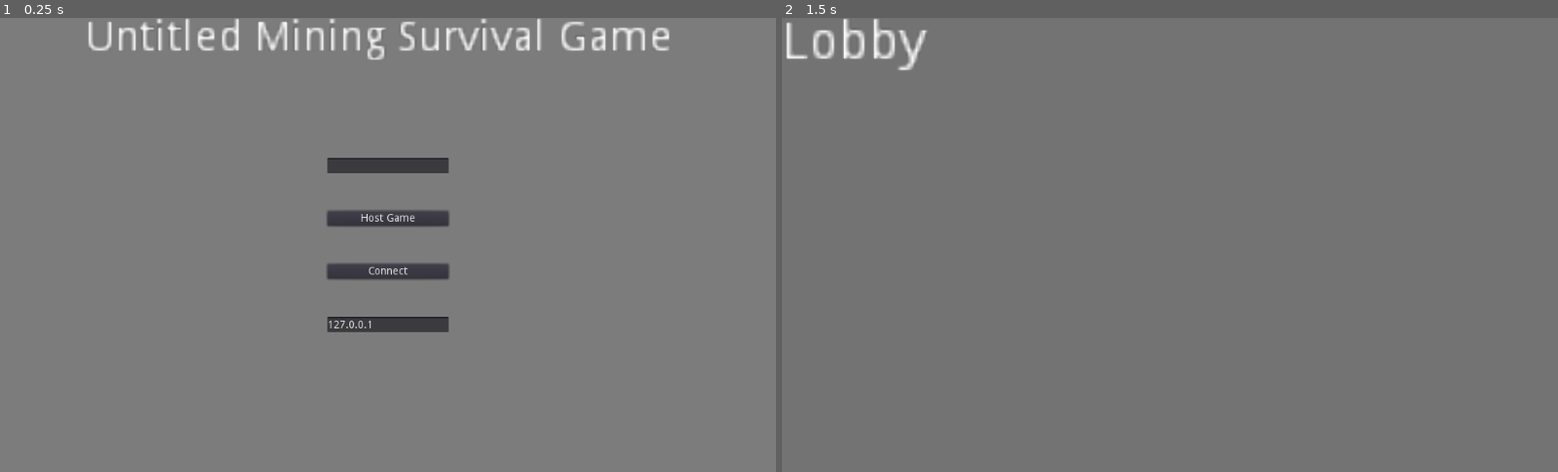
Above: before the commit, frames 1-2 (left to right).
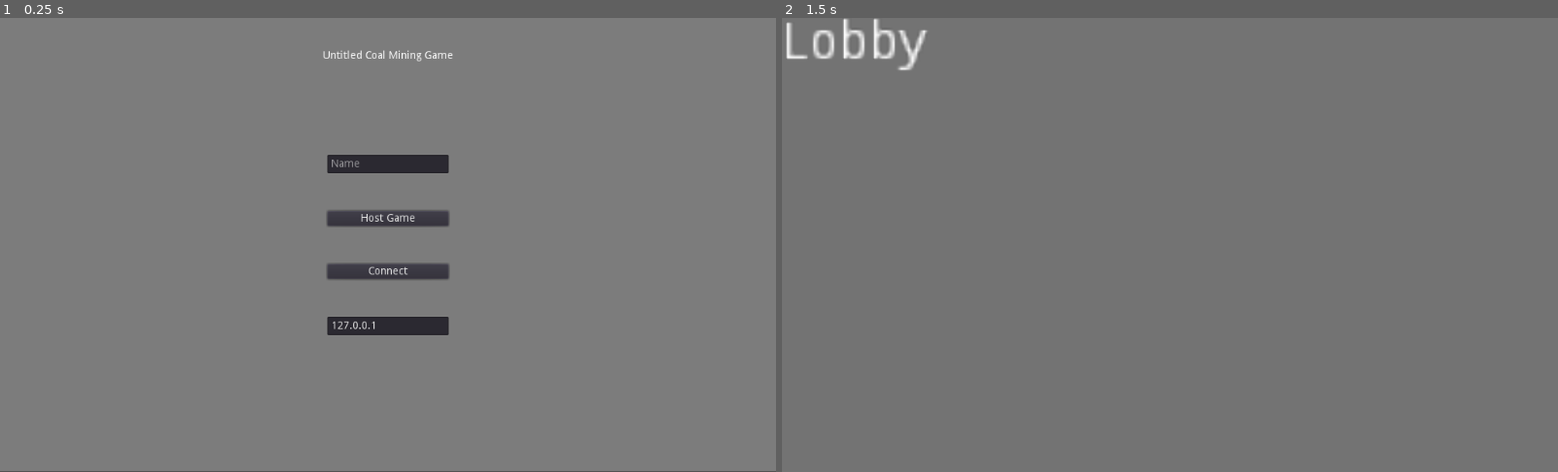
Above: after the commit, the same moments.

Repository: JamesDSource/CoalMineGame
Game: Godot game, scene res://Main Menu/MainMenu.tscn
The game is run twice, just before and just after one commit, with the same random seed, the same clock (stepped at 60 frames per second) and the same inputs.
Inputs (mouse positions are in pixels of both pictures, inside the frame that each line leads up to):
- Up to frame 1 (0.25 s): no input
- Up to frame 2 (1.5 s): click "Host Game" at 0.5 s; tap Enter at 1.25 s; move the mouse to (1340, 222) at 1.27 s; hold D (move_right) from 1.28 s (still down); hold Right mouse button (Aim, bound only after the commit) from 1.28 s (still down)

The runs differ from the first frame. In frame 1, 2.4% of the frame differs, in the area x 0-100%, y 0-100%; in frame 2, nothing differs.

Commit message:
commit_12/29/2020
Added zooming in with the camera for aiming down sights

Diff:
--- a/Main Menu/MainMenu.gd
+++ b/Main Menu/MainMenu.gd
@@ -2,11 +2,11 @@
 
 
 func _on_ButtonHost_pressed():
-	Network.client_name = $VBoxContainer/TextEditName.text
+	Network.client_name = $VBoxContainer/LineEditName.text
 	Network.create_server()
 	get_tree().change_scene("res://Lobby/Lobby.tscn")
 
 func _on_ButtonConnect_pressed():
-	Network.client_name = $VBoxContainer/TextEditName.text
-	Network.connect_client($VBoxContainer/TextEditIP.text)
+	Network.client_name = $VBoxContainer/LineEditName.text
+	Network.connect_client($VBoxContainer/LineEditIP.text)
 	get_tree().change_scene("res://Lobby/Lobby.tscn")
--- a/Main Menu/MainMenu.tscn
+++ b/Main Menu/MainMenu.tscn
@@ -13,19 +13,19 @@
 [node name="ColorRect" type="ColorRect" parent="."]
 anchor_right = 1.0
 anchor_bottom = 1.0
+margin_top = -0.667419
+margin_bottom = -0.667419
 color = Color( 0.490196, 0.490196, 0.490196, 1 )
 __meta__ = {
 "_edit_use_anchors_": false
 }
 
-[node name="RichTextLabel" type="RichTextLabel" parent="."]
-anchor_left = 0.5
-anchor_right = 0.5
-margin_left = -400.0
-margin_right = -204.0
-margin_bottom = 15.0
-rect_scale = Vector2( 4, 4 )
-text = "Untitled Mining Survival Game"
+[node name="Title" type="Label" parent="."]
+anchor_right = 1.0
+margin_bottom = 100.0
+text = "Untitled Coal Mining Game"
+align = 1
+valign = 1
 __meta__ = {
 "_edit_use_anchors_": false
 }
@@ -44,13 +44,12 @@
 "_edit_use_anchors_": false
 }
 
-[node name="TextEditName" type="TextEdit" parent="VBoxContainer"]
-margin_top = 105.0
+[node name="LineEditName" type="LineEdit" parent="VBoxContainer"]
+margin_top = 101.0
 margin_right = 160.0
 margin_bottom = 125.0
-rect_min_size = Vector2( 0, 20 )
-hint_tooltip = "Name"
-highlight_current_line = true
+placeholder_text = "Name"
+caret_blink = true
 
 [node name="ButtonHost" type="Button" parent="VBoxContainer"]
 margin_top = 175.0
@@ -64,13 +63,12 @@
 margin_bottom = 265.0
 text = "Connect"
 
-[node name="TextEditIP" type="TextEdit" parent="VBoxContainer"]
+[node name="LineEditIP" type="LineEdit" parent="VBoxContainer"]
 margin_top = 315.0
 margin_right = 160.0
-margin_bottom = 335.0
-rect_min_size = Vector2( 0, 20 )
-hint_tooltip = "IP"
+margin_bottom = 339.0
 text = "127.0.0.1"
-highlight_current_line = true
+placeholder_text = "IP"
+caret_blink = true
 [connection signal="pressed" from="VBoxContainer/ButtonHost" to="." method="_on_ButtonHost_pressed"]
 [connection signal="pressed" from="VBoxContainer/ButtonConnect" to="." method="_on_ButtonConnect_pressed"]
--- a/Player Spawner/PlayerSpawner.gd
+++ b/Player Spawner/PlayerSpawner.gd
@@ -30,5 +30,6 @@
 			var spawn = get_node("SpawnPoint" + str(index))
 			player_inst.global_transform.origin = spawn.global_transform.origin
 			player_inst.set_network_master(client[0])
+			player_inst.name = client[1] + str(client[0])
 			index += 1
 		spawned = true
--- a/Player/Player.gd
+++ b/Player/Player.gd
@@ -3,10 +3,12 @@
 # Camera
 var mouse_sensitivity = 0.2
 var camera_angle_max = 89
+var camera_zoomed = false
 
 # State machine
 enum STATES {
-	FREE
+	FREE,
+	DEAD
 }
 var state = STATES.FREE
 
@@ -16,6 +18,7 @@
 var move_acceleration = 15
 var move_speed = 20
 var jump_force = 30
+var move_mult = 1
 
 func _ready():
 	Input.set_mouse_mode(Input.MOUSE_MODE_CAPTURED)
@@ -46,16 +49,37 @@
 	else:
 		aim_raycast.get_node("LookPoint").transform.origin = aim_raycast.cast_to
 
+	# Zooming the camera
+	var zoom_fov = 50
+	var base_fov = 90
+	var camera = $Head/Camera
+	var camera_tween = $Head/Camera/TweenFOV
+	if !camera_tween.is_active():
+		var fov_tween_time = 0.3
+		if camera_zoomed && camera.fov != zoom_fov:
+			camera_tween.interpolate_property(camera, "fov", null, zoom_fov, fov_tween_time, Tween.TRANS_CUBIC, Tween.EASE_OUT)
+			camera_tween.start()
+		elif !camera_zoomed && camera.fov != base_fov:
+			camera_tween.interpolate_property(camera, "fov", null, base_fov, fov_tween_time, Tween.TRANS_CUBIC, Tween.EASE_OUT)
+			camera_tween.start()
+
 	if !Globals.paused && is_network_master():
 		match(state):
 			STATES.FREE:
 				get_movement()
 
+				if Input.is_action_pressed("Aim"):
+					move_mult = 0.6
+					camera_zoomed = true
+				else:
+					move_mult = 1
+					camera_zoomed = false
+
 func _physics_process(delta):
 	if is_network_master():
 		# Move twords the move direcion
 		var temp_y = velocity.y
-		velocity = velocity.linear_interpolate(move_direction*move_speed, move_acceleration*delta)
+		velocity = velocity.linear_interpolate(move_direction*move_speed*move_mult, move_acceleration*delta)
 		velocity.y = temp_y - Globals.GRAVITY*delta
 		if move_direction.y != 0: velocity.y += move_direction.y
 		velocity = move_and_slide(velocity, Vector3.UP)
@@ -82,5 +106,5 @@
 	if Input.is_action_just_pressed("jump") && is_on_floor():
 		move_direction.y = jump_force
 
-sync func sync_transform(transform):
+puppetsync func sync_transform(transform):
 	global_transform = transform
--- a/Player/Player.tscn
+++ b/Player/Player.tscn
@@ -57,6 +57,8 @@
 mesh = SubResource( 3 )
 material/0 = SubResource( 4 )
 
+[node name="TweenFOV" type="Tween" parent="Head/Camera"]
+
 [node name="MeshInstance" type="MeshInstance" parent="."]
 transform = Transform( 1, 0, 0, 0, -1.62921e-07, -1, 0, 1, -1.62921e-07, 0, 2, 0 )
 mesh = SubResource( 6 )
--- a/project.godot
+++ b/project.godot
@@ -56,6 +56,11 @@
 "events": [ Object(InputEventKey,"resource_local_to_scene":false,"resource_name":"","device":0,"alt":false,"shift":false,"control":false,"meta":false,"command":false,"pressed":false,"scancode":32,"unicode":0,"echo":false,"script":null)
  ]
 }
+Aim={
+"deadzone": 0.5,
+"events": [ Object(InputEventMouseButton,"resource_local_to_scene":false,"resource_name":"","device":0,"alt":false,"shift":false,"control":false,"meta":false,"command":false,"button_mask":0,"position":Vector2( 0, 0 ),"global_position":Vector2( 0, 0 ),"factor":1.0,"button_index":2,"pressed":false,"doubleclick":false,"script":null)
+ ]
+}
 
 [rendering]
 
